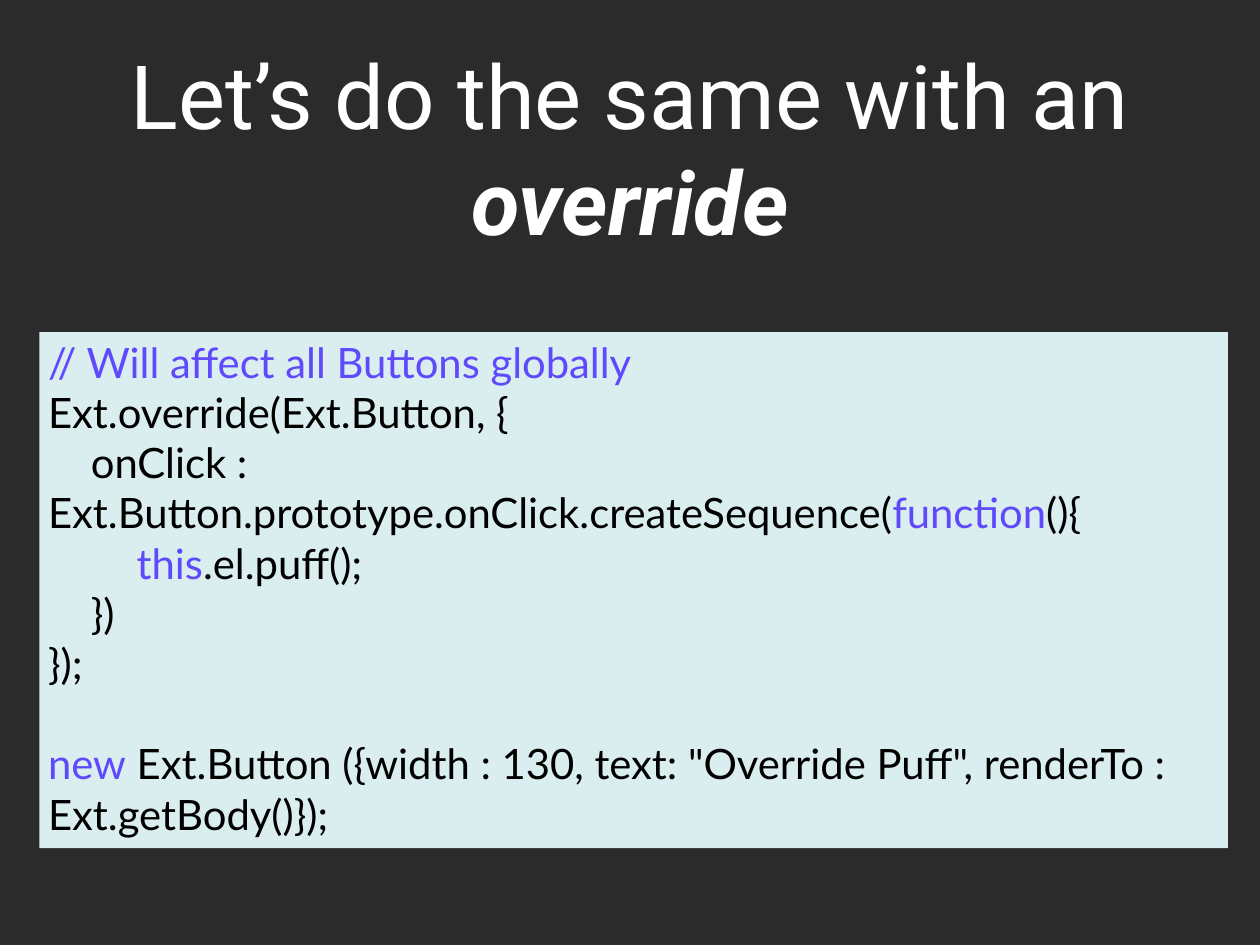
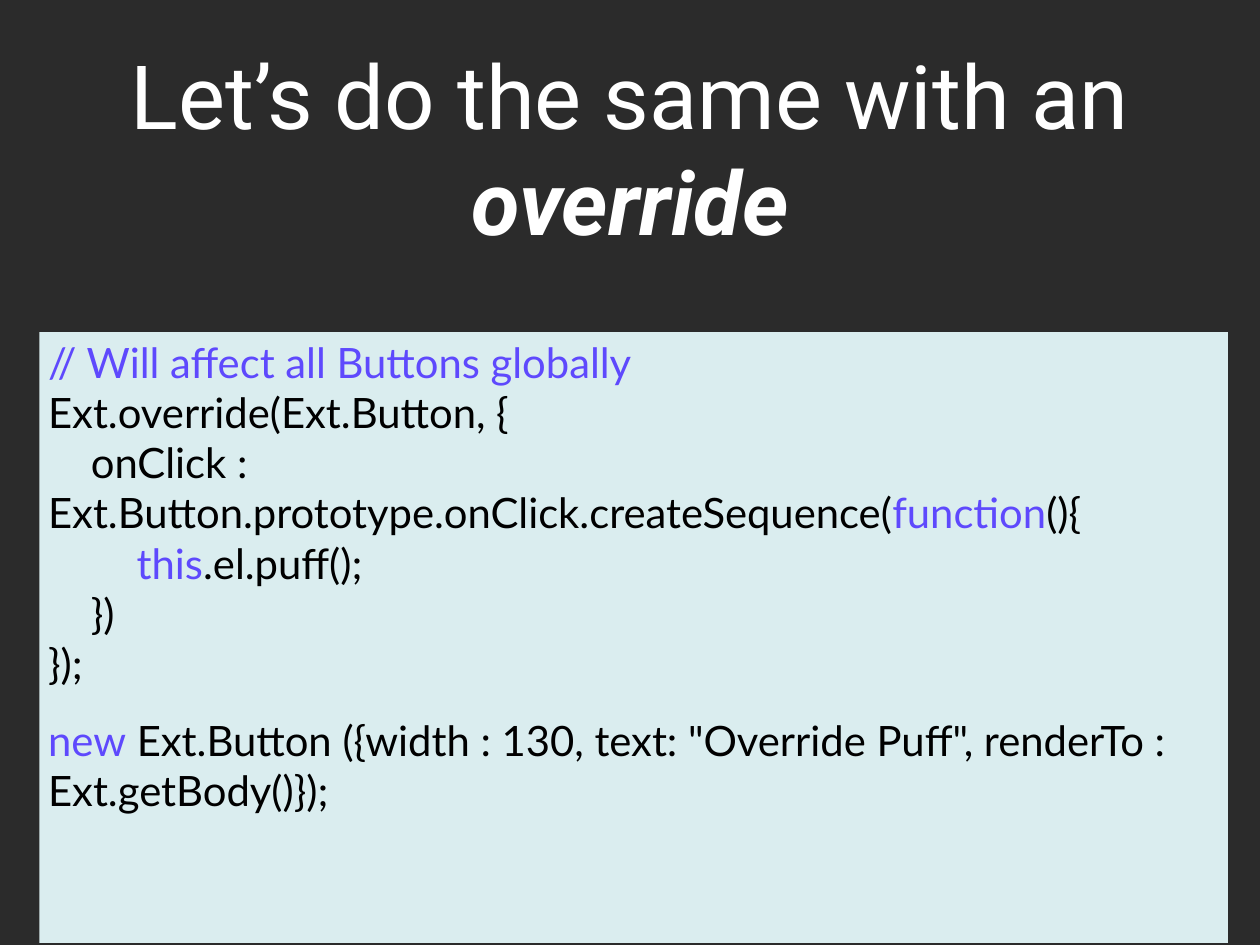
Before and after one commit to veltzer/demos, a slide deck: slide 14 of javascript/ext4/doc/external/developingcomponentsandextensionsforextjs-101118131444-phpapp01.pptx. Drawn at 1260x945 pixels with LibreOffice and Linux fonts; fonts in the diff are those of the drawing; background and template pictures are left out; a plain dark background stands for a picture behind light text. Boxes give left, top, right and bottom in pixels: in the first picture for what was removed or moved away, otherwise in the second. Text is boxed around its words. In the diff, an @@ line names an element or a change of style, - is before the commit and + after.

```diff
--- a/javascript/ext4/doc/external/developingcomponentsandextensionsforextjs-101118131444-phpapp01.pptx
+++ b/javascript/ext4/doc/external/developingcomponentsandextensionsforextjs-101118131444-phpapp01.pptx
@@ rectangle "// Will affect all Buttons ...": place and size @@
-rectangle "// Will affect all Buttons ..." at [39, 332, 1228, 848]
+rectangle "// Will affect all Buttons ..." at [39, 332, 1228, 943]
```
Also in this commit, not shown: 43 other slides changed.
